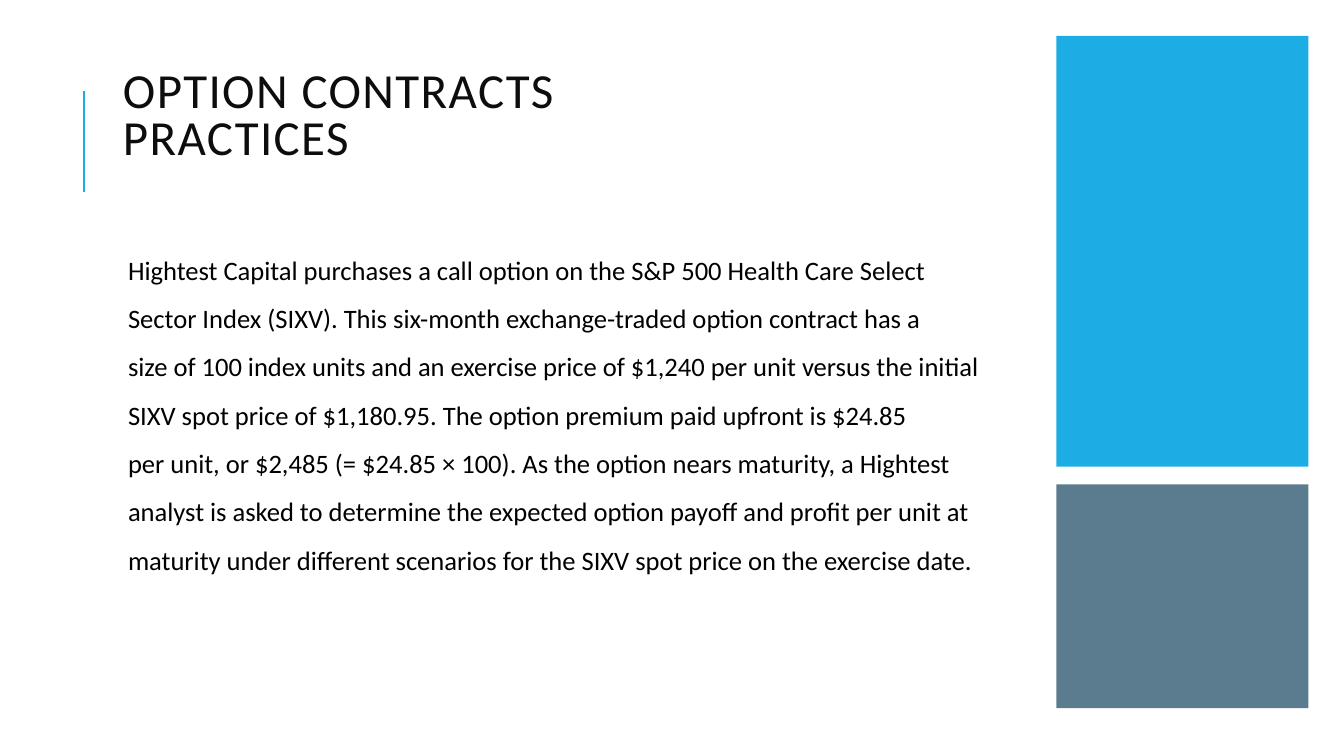
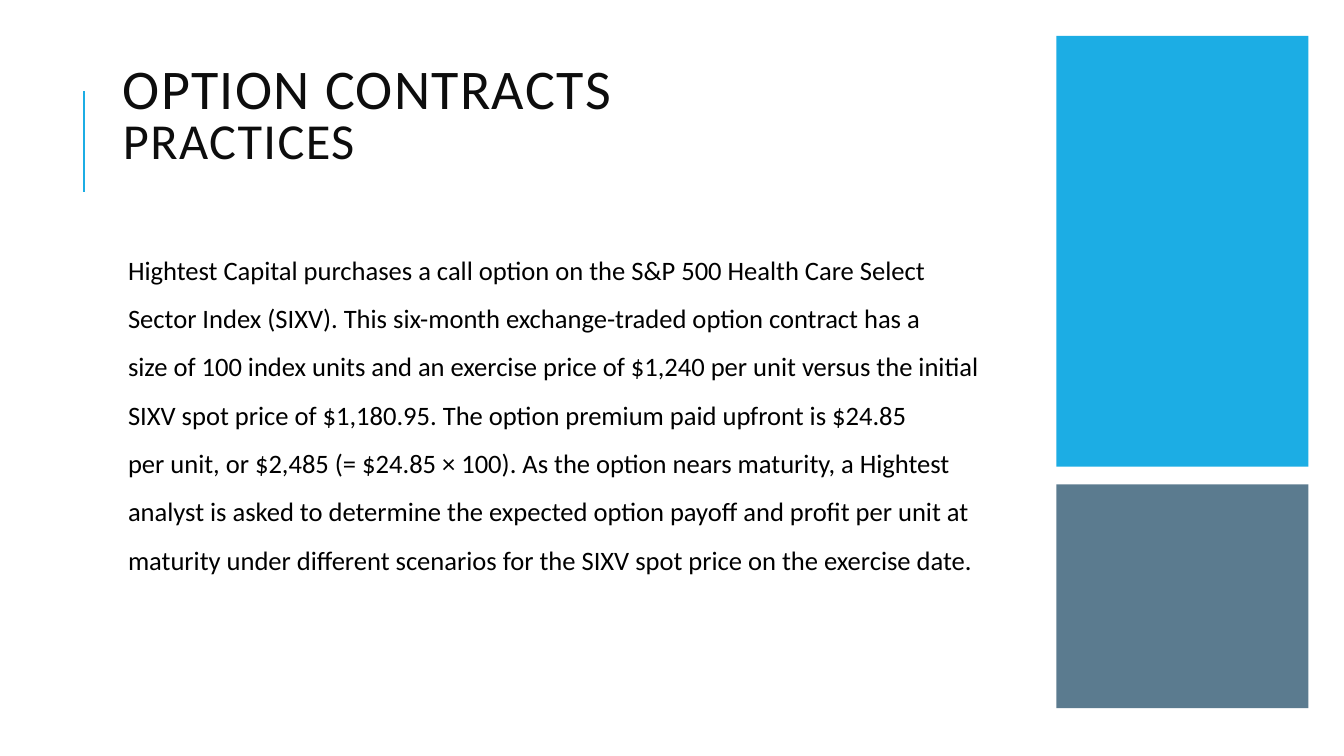
Before and after one commit to Isco0530/data, a slide deck: slide 31 of Derivatives.pptx. Drawn at 1344x756 pixels with LibreOffice and Linux fonts; fonts in the diff are those of the drawing. Boxes give left, top, right and bottom in pixels: in the first picture for what was removed or moved away, otherwise in the second. Text is boxed around its words. In the diff, an @@ line names an element or a change of style, - is before the commit and + after.

```diff
--- a/Derivatives.pptx
+++ b/Derivatives.pptx
@@ title "OPTION CONTRACTS PRACTICES" at (123,72,611,160): size 35 to 40 pt in "OPTION CONTRACTS"; size 35 to 36 pt in "PRACTICES" @@
```
Also in this commit, not shown: 8 other slides changed.
